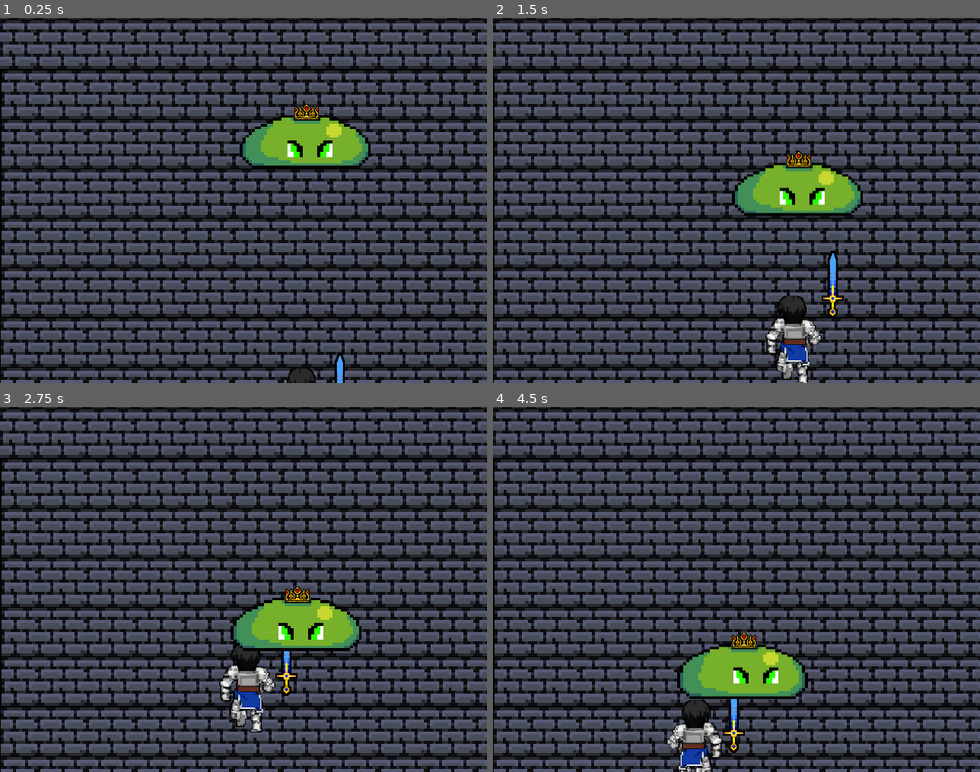
Above: before the commit, frames 1-4 (two rows, left to right).
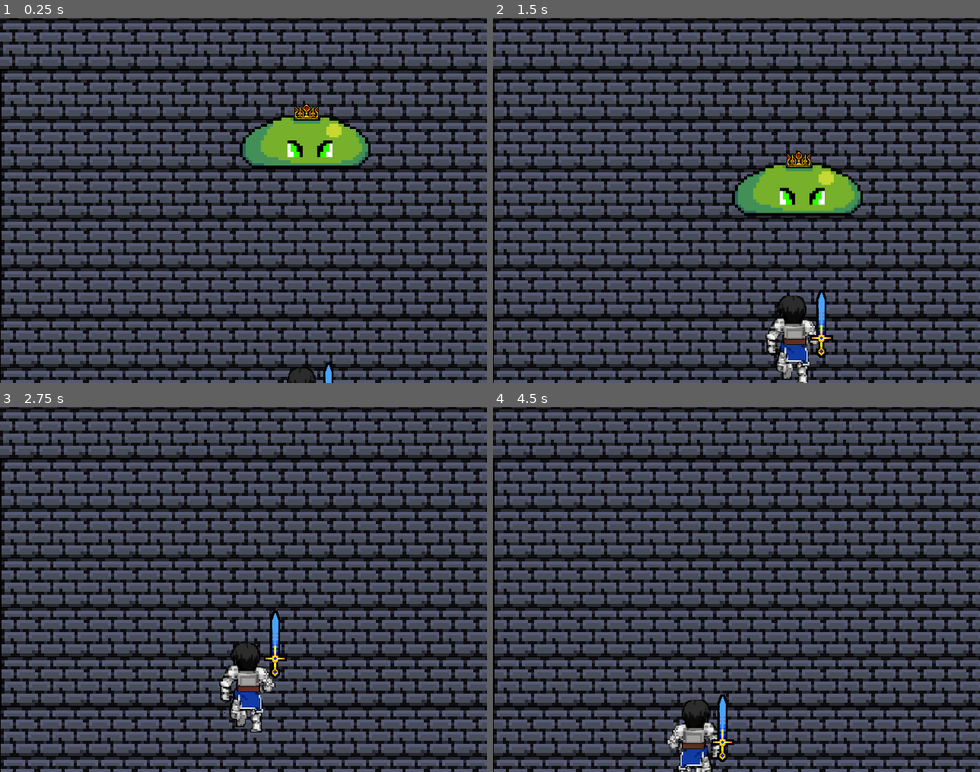
Above: after the commit, the same moments.

Repository: PablitoBueno/dungeonCrawler
Game: Godot game, scene res://main.tscn
The game is run twice, just before and just after one commit, with the same random seed, the same clock (stepped at 60 frames per second) and the same inputs.
Inputs (mouse positions are in pixels of both pictures, inside the frame that each line leads up to):
- Up to frame 1 (0.25 s): no input
- Up to frame 2 (1.5 s): move the mouse to (712, 273) at 0.52 s; press the mouse at (712, 273) at 0.53 s; hold W (move_up) from 0.53 s (still down); move the mouse to (882, 255) at 1.27 s; release the mouse at (882, 255) at 1.28 s; click (882, 255) at 1.35 s
- Up to frame 3 (2.75 s): move the mouse to (97, 534) at 2.02 s; release W (move_up) at 2.03 s; press the mouse at (97, 534) at 2.03 s; hold A (move_left) from 2.03 s (still down)
- Up to frame 4 (4.5 s): move the mouse to (760, 589) at 2.77 s; release the mouse at (760, 589) at 2.78 s; click (760, 589) at 2.85 s; move the mouse to (663, 498) at 3.52 s; release A (move_left) at 3.53 s; press the mouse at (663, 498) at 3.53 s; hold S (move_down) 3.53-4.28 s; move the mouse to (843, 571) at 4.27 s; release the mouse at (843, 571) at 4.28 s; hold D (move_right) from 4.28 s (still down); click (843, 571) at 4.35 s

The runs differ from the first frame. In frame 1, 0.2% of the frame differs, in the area x 66-71%, y 91-100%; in frame 2, 0.7%; in frame 3, 3.7%; in frame 4, 4.1%, in the area x 37-65%, y 61-98%.

Commit message:
Add files via upload

Diff:
--- a/DungeonCrawlerLite/scenes/sword.tscn
+++ b/DungeonCrawlerLite/scenes/sword.tscn
@@ -12,13 +12,13 @@
 script = ExtResource( 1 )
 
 [node name="Sprite" type="Sprite" parent="."]
-position = Vector2( 42.0425, 30.14 )
+position = Vector2( 59.7707, -7.02046 )
 rotation = -0.00645208
 scale = Vector2( 0.480917, 0.524469 )
 texture = ExtResource( 2 )
 
 [node name="CollisionShape2D" type="CollisionShape2D" parent="."]
-position = Vector2( 52.3298, 30.4399 )
+position = Vector2( 71.9042, -6.81441 )
 rotation = -0.0161613
 shape = SubResource( 1 )
 
--- a/DungeonCrawlerLite/scripts/player.gd
+++ b/DungeonCrawlerLite/scripts/player.gd
@@ -11,7 +11,8 @@
 func _ready():
 	sword_instance = sword_scene.instance()
 	add_child(sword_instance)
-	sword_instance.position = Vector2(20, 0)
+	# garante que a espada comece na posição de repouso desejada
+	sword_instance.position = Vector2(42.043, 30.14)
 
 func _physics_process(delta):
 	var velocity = Vector2.ZERO
@@ -33,8 +34,9 @@
 
 	move_and_slide(velocity)
 
-	# Ataca ao apertar tecla de ataque ou botão esquerdo do mouse
-	if Input.is_action_just_pressed("attack") or Input.is_action_just_pressed("mouse_left_click"):
+	# enquanto o jogador mantém o botão de ataque, tentamos ativar o ataque;
+	# a espada recusará se já estiver em ataque (is_attacking), evitando o bug
+	if Input.is_action_pressed("attack") or Input.is_action_pressed("mouse_left_click"):
 		sword_instance.activate_attack()
 
 func take_damage(amount):
--- a/DungeonCrawlerLite/scripts/sword.gd
+++ b/DungeonCrawlerLite/scripts/sword.gd
@@ -6,25 +6,44 @@
 
 var attack_distance = 40
 var attack_speed = 300
+
+# Posição de repouso fixa (relativa ao player)
+const REST_POSITION = Vector2(42.043, 30.14)
+
+var rest_position = REST_POSITION
 var start_position = Vector2.ZERO
 var target_position = Vector2.ZERO
+
 var moving_forward = false
 var moving_back = false
+var is_attacking = false
 
 func _ready():
+	# força a posição de repouso fixa
+	rest_position = REST_POSITION
+	position = rest_position
+
 	set_process(false)
 	$CollisionShape2D.set_deferred("disabled", true)
 
-func activate_attack():
+# Tenta ativar o ataque. Retorna true se começou, false se já estiver atacando.
+func activate_attack() -> bool:
+	if is_attacking:
+		return false
+
+	is_attacking = true
 	set_process(true)
 	$CollisionShape2D.set_deferred("disabled", false)
 	attack_timer = attack_duration
 
-	start_position = position
-	# Estocada para cima (norte), Y negativo
-	target_position = start_position + Vector2(0, -attack_distance)
+	# Usa sempre a posição de repouso fixa como origem
+	start_position = rest_position
+	target_position = start_position + Vector2(0, -attack_distance) # norte = Y negativo
+	position = start_position
 	moving_forward = true
 	moving_back = false
+
+	return true
 
 func _process(delta):
 	attack_timer -= delta
@@ -40,15 +59,18 @@
 		if position.distance_to(start_position) < 1:
 			moving_back = false
 
+	# só desativa quando o timer acabou e a espada já voltou
 	if attack_timer <= 0 and not moving_forward and not moving_back:
 		deactivate_attack()
 
 func deactivate_attack():
 	set_process(false)
 	$CollisionShape2D.set_deferred("disabled", true)
-	position = start_position
+	position = rest_position
+	is_attacking = false
 
 func _on_Sword_body_entered(body):
 	if body.has_method("take_damage"):
 		body.take_damage(damage)
+		# opcional: terminar o ataque ao acertar
 		deactivate_attack()
